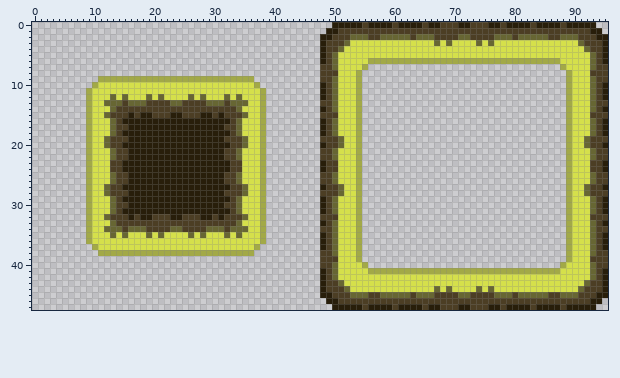
Sprite sheet, stored at graphics/tilesets/forest.png. This is how it looked before the edit.
The file is 96x96 pixels. The old version is drawn lined up with the new one, on the new canvas.
The same view after the edit:
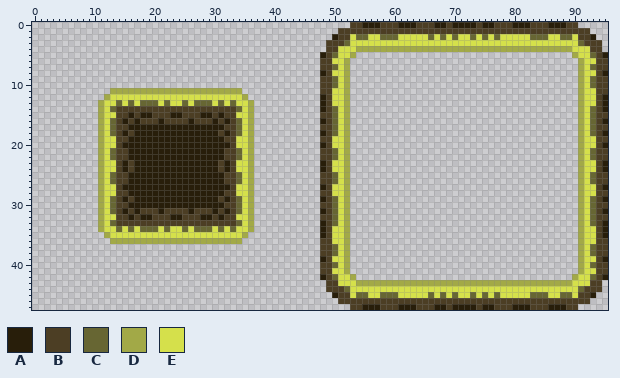
Palette (. is transparent): A #281e0a  B #4c3e24  C #676633  D #a2a947  E #d5e04b
Author's note on the commit: fix: change tileset and collision shapes
The exact change:
canvas 96x96 -> 96x48 (the part of the old canvas that was cut away was empty and is not shown)
y 0: x 50..55 AAAAAB -> ...BBA; x 58..59 AA -> BB; x 64 A -> B; x 66 A -> B; x 68 B -> A; x 70 B -> A; x 73 B -> A; x 75 B -> A; x 77 A -> B; x 79 A -> B; x 84..85 AA -> BB; x 88..93 BAAAAA -> ABB...
y 1: x 49..50 AA -> ..; x 93..94 AA -> ..
y 2: x 48..50 AAB -> ..A; x 53 C -> E; x 56..57 BB -> EE; x 61..65 CCBCC -> EEEEE; x 67..76 BBBBCCBBBB -> ECECEECECE; x 78..82 CCBCC -> EEEEE; x 86..87 BB -> EE; x 90 C -> E; x 93..95 BAA -> A..
y 3: x 48 A -> .; x 67 C -> E; x 69 C -> E; x 74 C -> E; x 76 C -> E; x 95 A -> .
y 4: x 48 A -> .; x 51 C -> E; x 54..89 EEEEEEEEEEEEEEEEEEEEEEEEEEEEEEEEEEEE -> DDDDDDDDDDDDDDDDDDDDDDDDDDDDDDDDDDDD; x 92 C -> E; x 95 A -> .
y 5: x 53..90 EEEEEEEEEEEEEEEEEEEEEEEEEEEEEEEEEEEEEE -> D....................................D
y 6: x 48 A -> B; x 50 C -> E; x 52..91 EEEEDDDDDDDDDDDDDDDDDDDDDDDDDDDDDDDDEEEE -> D......................................D; x 93 C -> E; x 95 A -> B
y 7: x 52..55 EEED -> D...; x 88..91 DEEE -> ...D
y 8: x 48 B -> A; x 50 B -> E; x 52..54 EED -> D..; x 89..91 DEE -> ..D; x 93 B -> E; x 95 B -> A
y 9: x 11..36 DDDDDDDDDDDDDDDDDDDDDDDDDD -> ..........................; x 52..54 EED -> D..; x 89..91 DEE -> ..D
y 10: x 10..37 DEEEEEEEEEEEEEEEEEEEEEEEEEED -> ............................; x 48 A -> B; x 52..54 EED -> D..; x 89..91 DEE -> ..D; x 95 A -> B
y 11: x 9..38 DEEEEEEEEEEEEEEEEEEEEEEEEEEEED -> ....DDDDDDDDDDDDDDDDDDDDDD....; x 48 A -> B; x 50 C -> E; x 52..54 EED -> D..; x 89..91 DEE -> ..D; x 93 C -> E; x 95 A -> B
y 12: x 9..13 DEEEC -> ...DE; x 15 C -> E; x 19 C -> E; x 21 C -> E; x 26 C -> E; x 28 C -> E; x 32 C -> E; x 34..38 CEEED -> ED...; x 50 C -> E; x 52..54 EED -> D..; x 89..91 DEE -> ..D; x 93 C -> E
y 13: x 9..13 DEECC -> ..DEE; x 15 B -> E; x 17 C -> E; x 19..28 BBBBCCBBBB -> CCECEECECC; x 30 C -> E; x 32 B -> E; x 34..38 CCEED -> EED..; x 48 B -> A; x 50 C -> E; x 52..54 EED -> D..; x 89..91 DEE -> ..D; x 93 C -> E; x 95 B -> A
y 14: x 9..11 DEE -> ..D; x 36..38 EED -> D..; x 52..54 EED -> D..; x 89..91 DEE -> ..D
y 15: x 9..13 DEECB -> ..DEE; x 34..38 BCEED -> EED..; x 50 B -> C; x 52..54 EED -> D..; x 89..91 DEE -> ..D; x 93 B -> C
y 16: x 9..11 DEE -> ..D; x 16 A -> B; x 18..20 AAA -> BBB; x 22..25 AAAA -> BBBB; x 27..29 AAA -> BBB; x 31 A -> B; x 36..38 EED -> D..; x 52..54 EED -> D..; x 89..91 DEE -> ..D
y 17: x 9..11 DEE -> ..D; x 36..38 EED -> D..; x 48 A -> B; x 52..54 EED -> D..; x 89..91 DEE -> ..D; x 95 A -> B
y 18: x 9..11 DEE -> ..D; x 16 A -> B; x 31 A -> B; x 36..38 EED -> D..; x 52..54 EED -> D..; x 89..91 DEE -> ..D
y 19..20: x 9..13 DEECB -> ..DEE; x 34..38 BCEED -> EED..; x 50..54 BCEED -> EED..; x 89..93 DEECB -> ..DEE
y 21..22: x 9..11 DEE -> ..D; x 36..38 EED -> D..; x 52..54 EED -> D..; x 89..91 DEE -> ..D
y 23..24: x 9..11 DEE -> ..D; x 13 B -> E; x 16 A -> B; x 31 A -> B; x 34 B -> E; x 36..38 EED -> D..; x 50 B -> E; x 52..54 EED -> D..; x 89..91 DEE -> ..D; x 93 B -> E
y 25..26: x 9..11 DEE -> ..D; x 36..38 EED -> D..; x 52..54 EED -> D..; x 89..91 DEE -> ..D
y 27..28: x 9..13 DEECB -> ..DEE; x 34..38 BCEED -> EED..; x 50..54 BCEED -> EED..; x 89..93 DEECB -> ..DEE
y 29: x 9..11 DEE -> ..D; x 16 A -> B; x 31 A -> B; x 36..38 EED -> D..; x 52..54 EED -> D..; x 89..91 DEE -> ..D
y 30: x 9..11 DEE -> ..D; x 36..38 EED -> D..; x 48 A -> B; x 52..54 EED -> D..; x 89..91 DEE -> ..D; x 95 A -> B
y 31: x 9..11 DEE -> ..D; x 16 A -> B; x 18..20 AAA -> BBB; x 22..25 AAAA -> BBBB; x 27..29 AAA -> BBB; x 31 A -> B; x 36..38 EED -> D..; x 52..54 EED -> D..; x 89..91 DEE -> ..D
y 32: x 9..13 DEECB -> ..DEE; x 34..38 BCEED -> EED..; x 50 B -> C; x 52..54 EED -> D..; x 89..91 DEE -> ..D; x 93 B -> C
y 33: x 9..11 DEE -> ..D; x 36..38 EED -> D..; x 52..54 EED -> D..; x 89..91 DEE -> ..D
y 34: x 9..13 DEECC -> ..DEE; x 15 B -> E; x 17 C -> E; x 19..28 BBBBCCBBBB -> CCECEECECC; x 30 C -> E; x 32 B -> E; x 34..38 CCEED -> EED..; x 48 B -> A; x 50 C -> E; x 52..54 EED -> D..; x 89..91 DEE -> ..D; x 93 C -> E; x 95 B -> A
y 35: x 9..13 DEEEC -> ...DE; x 15 C -> E; x 19 C -> E; x 21 C -> E; x 26 C -> E; x 28 C -> E; x 32 C -> E; x 34..38 CEEED -> ED...; x 50 C -> E; x 52..54 EED -> D..; x 89..91 DEE -> ..D; x 93 C -> E
y 36: x 9..38 DEEEEEEEEEEEEEEEEEEEEEEEEEEEED -> ....DDDDDDDDDDDDDDDDDDDDDD....; x 48 A -> B; x 50 C -> E; x 52..54 EED -> D..; x 89..91 DEE -> ..D; x 93 C -> E; x 95 A -> B
y 37: x 10..37 DEEEEEEEEEEEEEEEEEEEEEEEEEED -> ............................; x 48 A -> B; x 52..54 EED -> D..; x 89..91 DEE -> ..D; x 95 A -> B
y 38: x 11..36 DDDDDDDDDDDDDDDDDDDDDDDDDD -> ..........................; x 52..54 EED -> D..; x 89..91 DEE -> ..D
y 39: x 48 B -> A; x 50 B -> E; x 52..54 EED -> D..; x 89..91 DEE -> ..D; x 93 B -> E; x 95 B -> A
y 40: x 52..55 EEED -> D...; x 88..91 DEEE -> ...D
y 41: x 48 A -> B; x 50 C -> E; x 52..91 EEEEDDDDDDDDDDDDDDDDDDDDDDDDDDDDDDDDEEEE -> D......................................D; x 93 C -> E; x 95 A -> B
y 42: x 53..90 EEEEEEEEEEEEEEEEEEEEEEEEEEEEEEEEEEEEEE -> D....................................D
y 43: x 48 A -> .; x 51 C -> E; x 54..89 EEEEEEEEEEEEEEEEEEEEEEEEEEEEEEEEEEEE -> DDDDDDDDDDDDDDDDDDDDDDDDDDDDDDDDDDDD; x 92 C -> E; x 95 A -> .
y 44: x 48 A -> .; x 67 C -> E; x 69 C -> E; x 74 C -> E; x 76 C -> E; x 95 A -> .
y 45: x 48..50 AAB -> ..A; x 53 C -> E; x 56..57 BB -> EE; x 61..65 CCBCC -> EEEEE; x 67..76 BBBBCCBBBB -> ECECEECECE; x 78..82 CCBCC -> EEEEE; x 86..87 BB -> EE; x 90 C -> E; x 93..95 BAA -> A..
y 46: x 49..50 AA -> ..; x 93..94 AA -> ..
y 47: x 50..55 AAAAAB -> ...BBA; x 58..59 AA -> BB; x 64 A -> B; x 66 A -> B; x 68 B -> A; x 70 B -> A; x 73 B -> A; x 75 B -> A; x 77 A -> B; x 79 A -> B; x 84..85 AA -> BB; x 88..93 BAAAAA -> ABB...
